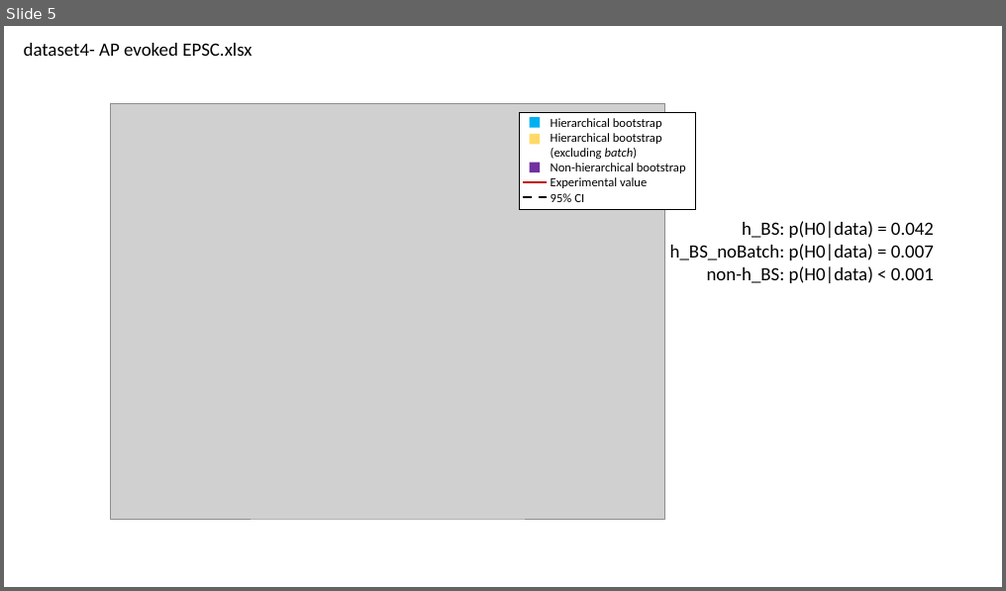
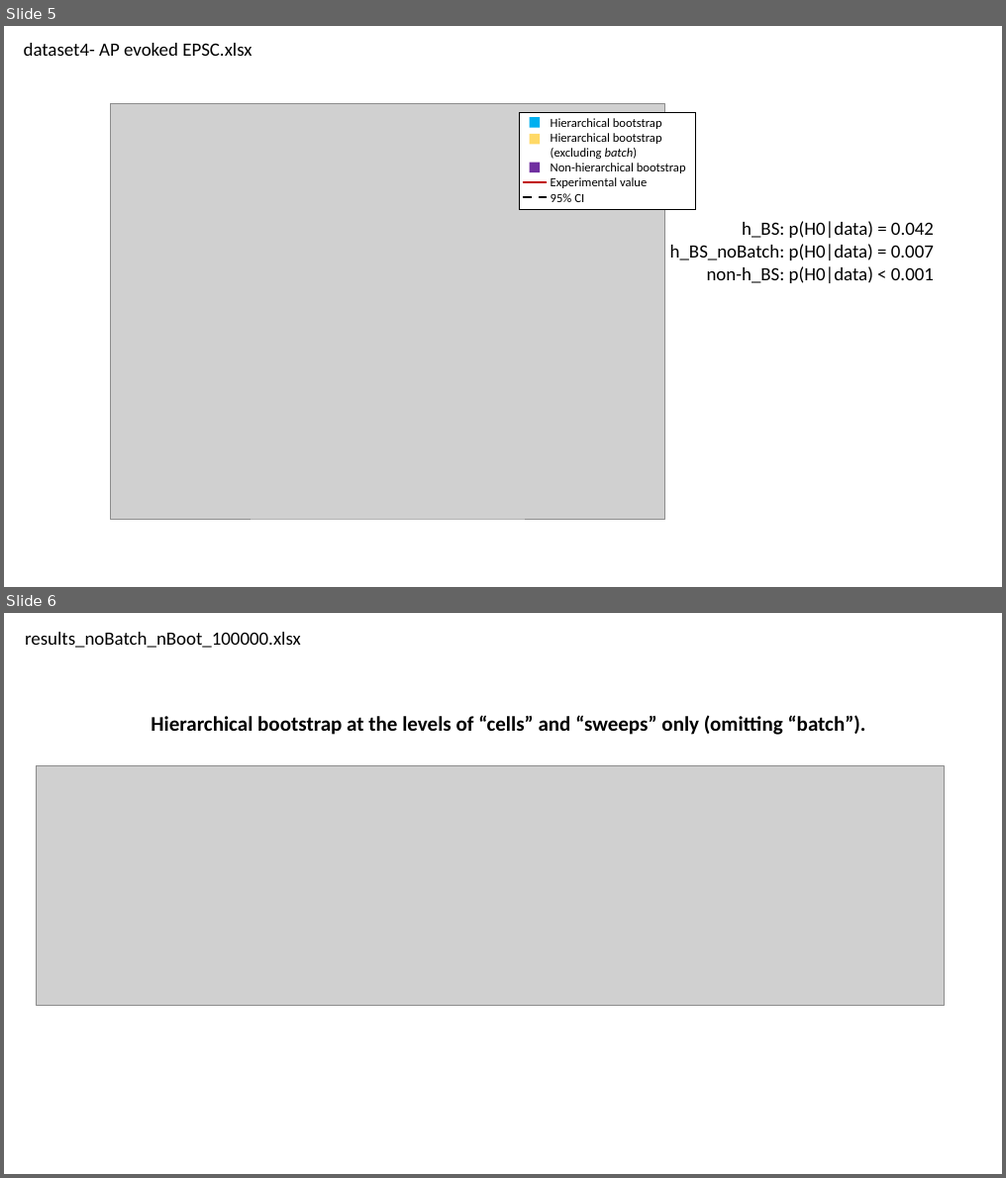
Before and after one commit to rickborn/Munc13-Paper, a slide deck: Results/Intracluster_correlation_analysis.pptx. Shown one above the other, each under a label of ours: slide 5 before the commit, slides 5 and 6 after it. The pictures are 1006x591 and 1006x1178 pixels, drawn with LibreOffice and Linux fonts; fonts in the diff are those of the drawing; grey boxes stand for pictures. Boxes give left, top, right and bottom in pixels: in the first picture for what was removed or moved away, otherwise in the second. Text is boxed around its words. In the diff, an @@ line names an element or a change of style, - is before the commit and + after.

Commit message:
Linking batches across conditions.
Per Chao's idea that, in the actual experiments, the KO and controls were always the same set of batches, we can now mimic this by setting "linkFlag" to 1 in the main function.

```diff
--- a/Results/Intracluster_correlation_analysis.pptx
+++ b/Results/Intracluster_correlation_analysis.pptx
@@ slide 6 added at (4,613,1002,1174), background #FFFFFF @@
@@ text added at (25,632,301,648), 18 pt, text #000000 @@
+results_noBatch_nBoot_100000.xlsx
@@ text added at (151,715,866,735), 20 pt, text #000000, bold @@
+Hierarchical bootstrap at the levels of “cells” and “sweeps” only (omitting “batch”).
@@ picture added at (36,766,944,1006) @@
```
Also in this commit, not shown: 1 slide changed, 18 other files.
